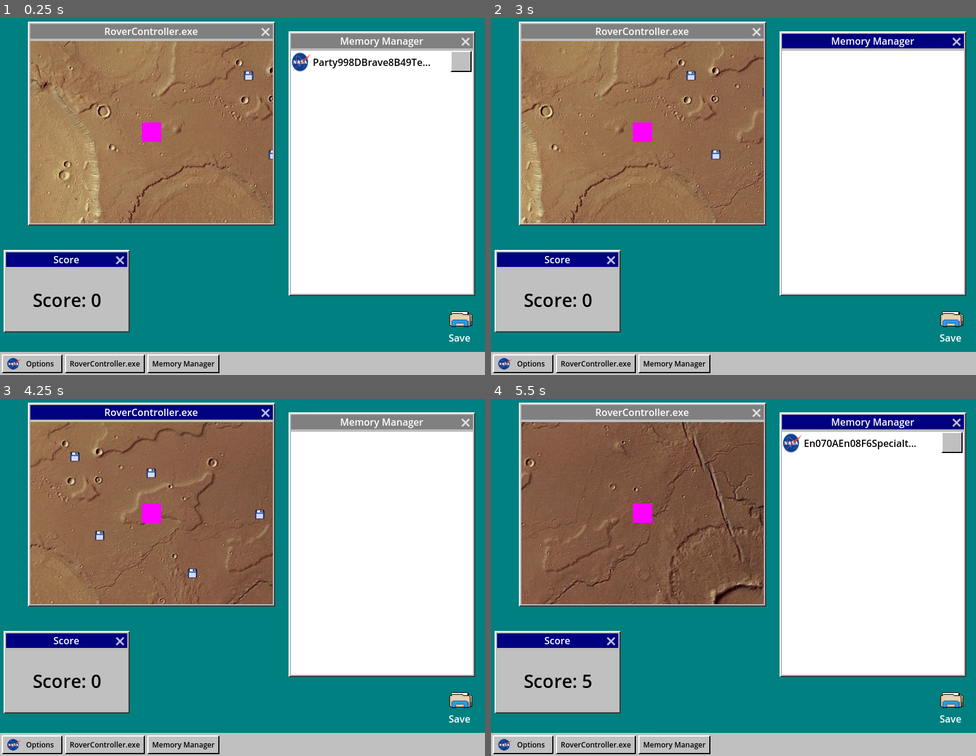
Above: before the commit, frames 1-4 (two rows, left to right).
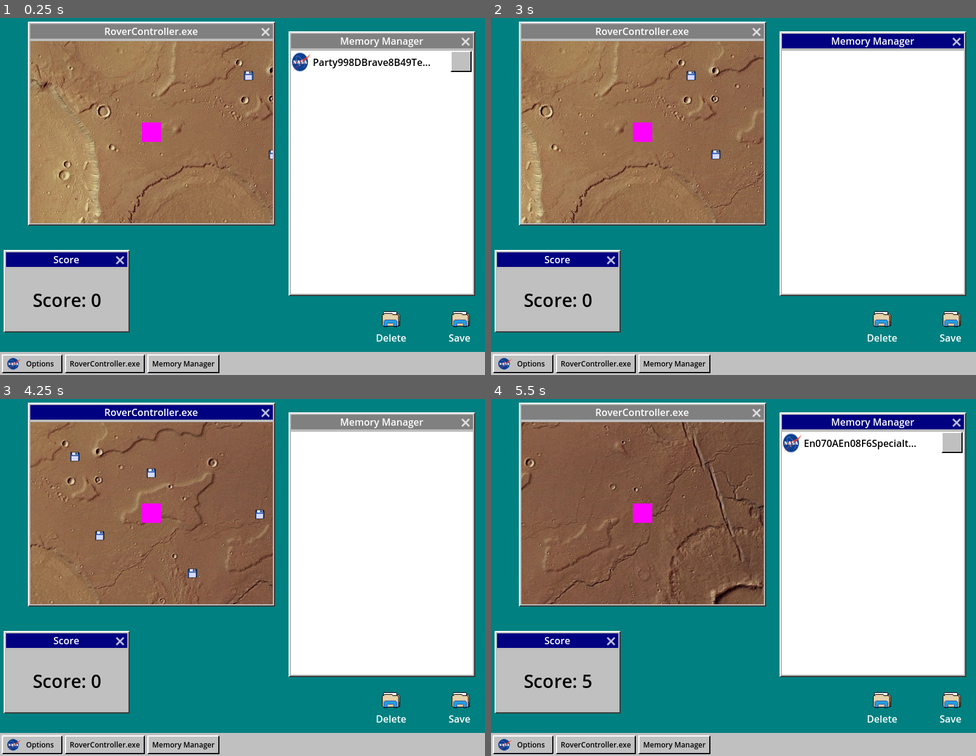
Above: after the commit, the same moments.

Repository: jerrutledge/Mars-Roverflow
Game: Godot game, scene res://scenes/Desktop.tscn
Same seed, same stepped clock (60 frames per second), same inputs: the game is played once before the commit and once after it.
Inputs (mouse positions are in pixels of both pictures, inside the frame that each line leads up to):
- Up to frame 1 (0.25 s): no input
- Up to frame 2 (3 s): click "RoverController.exe" at 0.5 s; click "Memory Manager" at 1.25 s; click "Options" at 2 s; move the mouse to (840, 175) at 2.77 s; hold D (rover_right) from 2.78 s (still down); hold Backspace (delete) from 2.78 s (still down); click (840, 175) at 2.92 s
- Up to frame 3 (4.25 s): release D (rover_right) at 3.5 s; release Backspace (delete) at 3.5 s; drag from (145, 591) to (77, 456) at 3.52 s
- Up to frame 4 (5.5 s): move the mouse to (782, 495) at 4.27 s; hold D (rover_right) 4.28-5 s; hold Backspace (delete) 4.28-5 s; click (782, 495) at 4.42 s; drag from (709, 645) to (588, 520) at 5.02 s

The runs differ from the first frame. In frame 1, 0.3% of the frame differs, in the area x 77-98%, y 82-91%; in frame 2, 0.3%; in frame 3, 0.3%; in frame 4, 0.3%.

Commit message:
implement drag to delete

Diff:
--- a/scenes/Desktop.tscn
+++ b/scenes/Desktop.tscn
@@ -8,6 +8,7 @@
 [ext_resource type="PackedScene" uid="uid://bt6nrsl1aluhf" path="res://scenes/score_panel.tscn" id="5_b3l3f"]
 [ext_resource type="Texture2D" uid="uid://cty776kh62ayt" path="res://assets/File_image.png" id="7_d57pg"]
 [ext_resource type="Script" path="res://src/SaveIcon.gd" id="7_mj56w"]
+[ext_resource type="Script" path="res://src/DeleteIcon.gd" id="9_3sl5l"]
 
 [node name="Desktop" type="Control"]
 layout_mode = 3
@@ -94,13 +95,43 @@
 script = ExtResource("7_mj56w")
 
 [node name="TextureRect" type="TextureRect" parent="SaveIcon"]
+custom_minimum_size = Vector2(32, 32)
 layout_mode = 2
 texture = ExtResource("7_d57pg")
+stretch_mode = 3
 
 [node name="Label" type="Label" parent="SaveIcon"]
 layout_mode = 2
 theme_override_colors/font_color = Color(1, 1, 1, 1)
 text = "Save"
 
+[node name="DeleteIcon" type="VBoxContainer" parent="."]
+layout_mode = 1
+anchors_preset = 3
+anchor_left = 1.0
+anchor_top = 1.0
+anchor_right = 1.0
+anchor_bottom = 1.0
+offset_left = -180.0
+offset_top = -109.0
+offset_right = -129.0
+offset_bottom = -50.0
+grow_horizontal = 0
+grow_vertical = 0
+script = ExtResource("9_3sl5l")
+
+[node name="TextureRect" type="TextureRect" parent="DeleteIcon"]
+custom_minimum_size = Vector2(32, 32)
+layout_mode = 2
+texture = ExtResource("7_d57pg")
+stretch_mode = 3
+
+[node name="Label" type="Label" parent="DeleteIcon"]
+layout_mode = 2
+theme_override_colors/font_color = Color(1, 1, 1, 1)
+text = "Delete"
+
 [connection signal="mouse_entered" from="SaveIcon" to="SaveIcon" method="_on_mouse_entered"]
 [connection signal="mouse_exited" from="SaveIcon" to="SaveIcon" method="_on_mouse_exited"]
+[connection signal="mouse_entered" from="DeleteIcon" to="DeleteIcon" method="_on_mouse_entered"]
+[connection signal="mouse_exited" from="DeleteIcon" to="DeleteIcon" method="_on_mouse_exited"]
--- /dev/null
+++ b/src/DeleteIcon.gd
@@ -0,0 +1,4 @@
+extends VBoxContainer
+
+func _process(_delta):
+	Global.mouse_on_del = get_rect().has_point(get_global_mouse_position())
--- a/src/DraggedData.gd
+++ b/src/DraggedData.gd
@@ -13,8 +13,12 @@
 
 func _process(_delta):
 	if !Input.is_mouse_button_pressed(MOUSE_BUTTON_LEFT):
+		if Global.mouse_on_del:
+			if mem_item:
+				mem_item.delete_item()
+			queue_free()
+			return
 		if Global.mouse_on_save:
-			# save the item
 			if mem_item:
 				mem_item.queue_free()
 			if is_valid:
--- a/src/global_autoload.gd
+++ b/src/global_autoload.gd
@@ -9,6 +9,7 @@
 var score : int = 0
 var desktop : Node = null
 var mouse_on_save = false
+var mouse_on_del = false
 
 func set_desktop(object):
 	desktop = object
Not shown: 1 places in scenes/Desktop.tscn that only renumber resources
